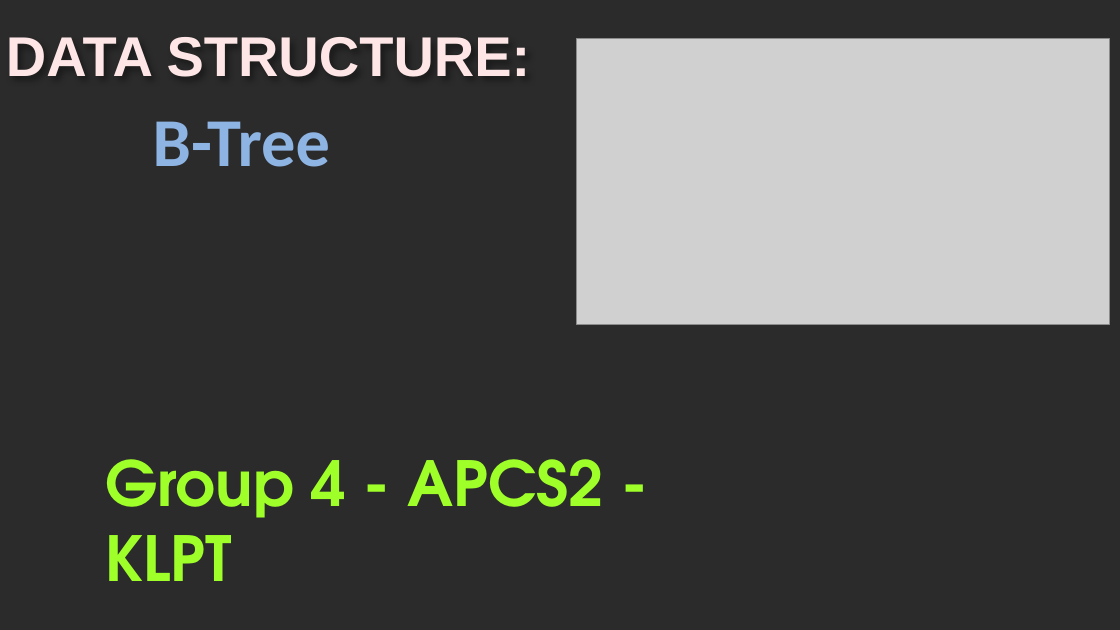
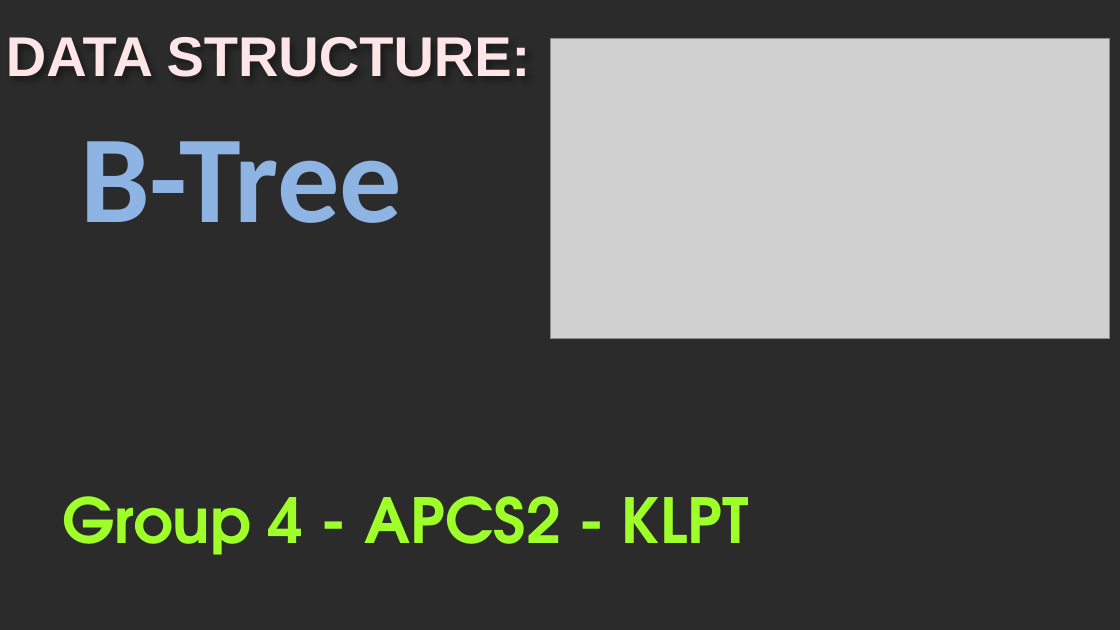
Before and after one commit to viettungvuong/Seminar, a slide deck: slide 1 of Seminar.pptx. Drawn at 1120x630 pixels with LibreOffice and Linux fonts; fonts in the diff are those of the drawing; grey boxes stand for pictures; background and template pictures are left out; a plain dark background stands for a picture behind light text. Boxes give left, top, right and bottom in pixels: in the first picture for what was removed or moved away, otherwise in the second. Text is boxed around its words. In the diff, an @@ line names an element or a change of style, - is before the commit and + after.

```diff
--- a/Seminar.pptx
+++ b/Seminar.pptx
@@ picture: place and size @@
-picture at [577,39,1110,325]
+picture at [550,39,1109,339]
@@ subtitle "B-Tree" at [80,141,402,223]: size 44 to 80 pt; more space between paragraphs @@
@@ text "Group 4 - APCS2 - ..." rewrapped from [105,459,603,581] to [62,496,749,555] @@
```
Also in this commit, not shown: 1 other file.
